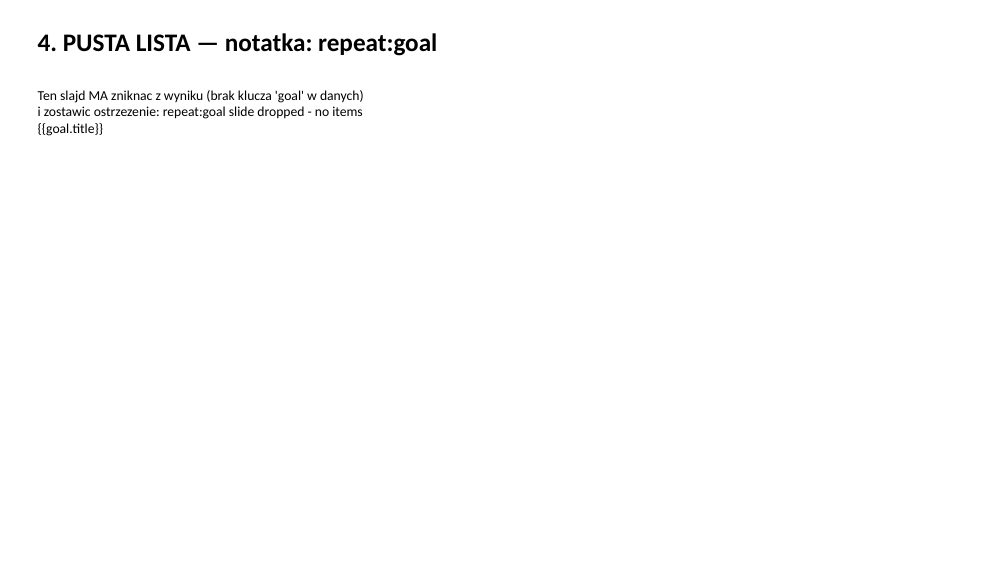
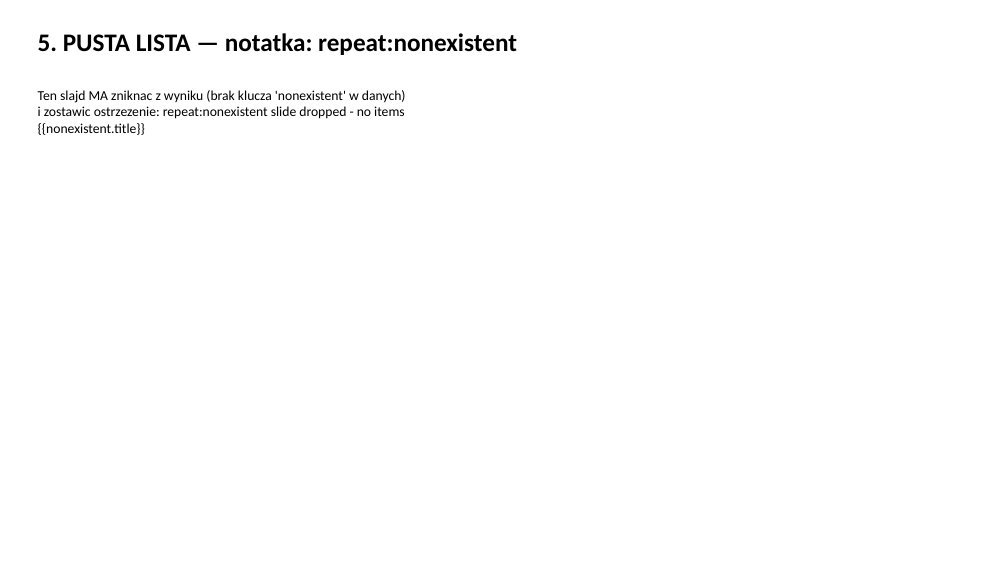
Before and after one commit to rafalgiemza/docker-postgresql-nocodb-n8n, a slide deck: slide 5 of docs/archive/fable/szablon_testowy.pptx (slide 4 before the commit). Drawn at 1008x567 pixels with LibreOffice and Linux fonts; fonts in the diff are those of the drawing. Boxes give left, top, right and bottom in pixels: in the first picture for what was removed or moved away, otherwise in the second. Text is boxed around its words. In the diff, an @@ line names an element or a change of style, - is before the commit and + after.

```diff
--- a/docs/archive/fable/szablon_testowy.pptx
+++ b/docs/archive/fable/szablon_testowy.pptx
@@ text at box(38, 33, 517, 55): text changed @@
-4. PUSTA LISTA — notatka: repeat:goal
+5. PUSTA LISTA — notatka: repeat:nonexistent
@@ text at box(38, 90, 406, 135): text changed @@
-Ten slajd MA zniknac z wyniku (brak klucza 'goal' w danych)
-i zostawic ostrzezenie: repeat:goal slide dropped - no items
-{{goal.title}}
+Ten slajd MA zniknac z wyniku (brak klucza 'nonexistent' w danych)
+i zostawic ostrzezenie: repeat:nonexistent slide dropped - no items
+{{nonexistent.title}}
```
Also in this commit, not shown: 3 other slides changed, 1 slide added.
